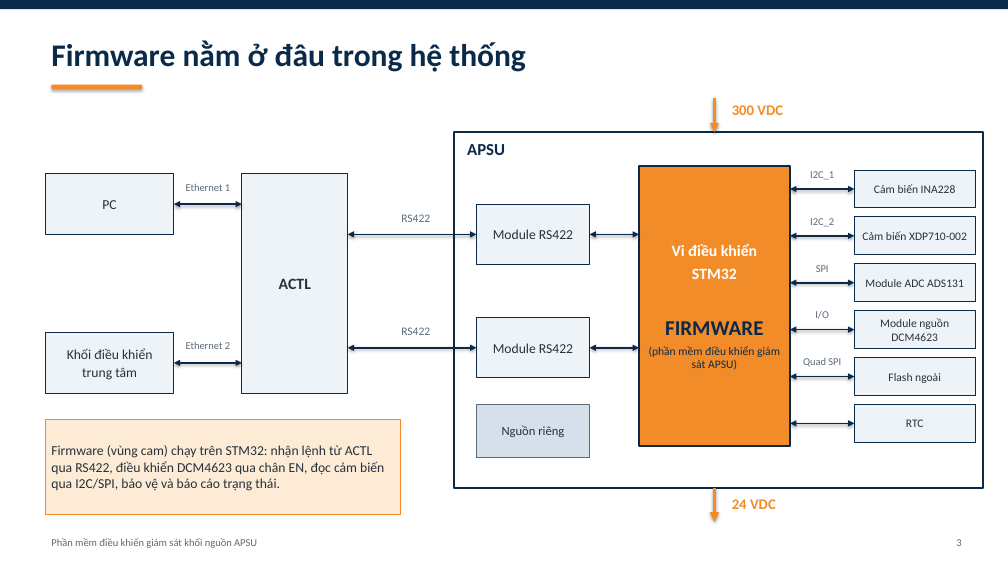
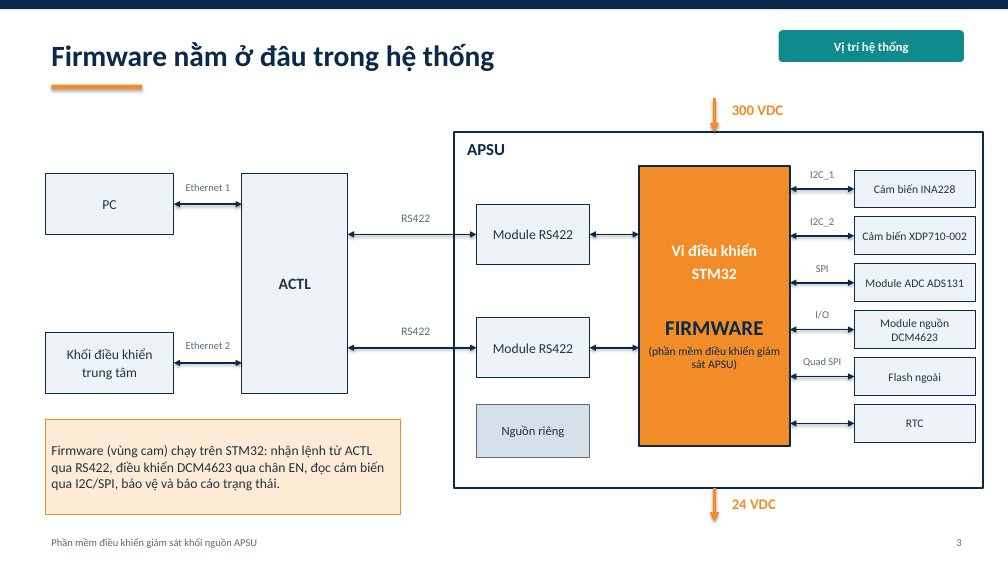
Before and after one commit to yuhneyugnnnn221103/PSU-Firmware, a slide deck: slide 3 of docs/APSU_firmware_tong_quan.pptx. Drawn at 1008x567 pixels with LibreOffice and Linux fonts; fonts in the diff are those of the drawing. Boxes give left, top, right and bottom in pixels: in the first picture for what was removed or moved away, otherwise in the second. Text is boxed around its words. In the diff, an @@ line names an element or a change of style, - is before the commit and + after.

```diff
--- a/docs/APSU_firmware_tong_quan.pptx
+++ b/docs/APSU_firmware_tong_quan.pptx
@@ text "Firmware nằm ở đâu trong ..." at box(51, 42, 494, 72): size 30 to 28 pt @@
@@ rounded rectangle added at box(779, 30, 964, 62), fill #0F8B8D, 12 pt, text #FFFFFF, bold @@
+Vị trí hệ thống
```
Also in this commit, not shown: 10 other slides changed, 23 slides added.
